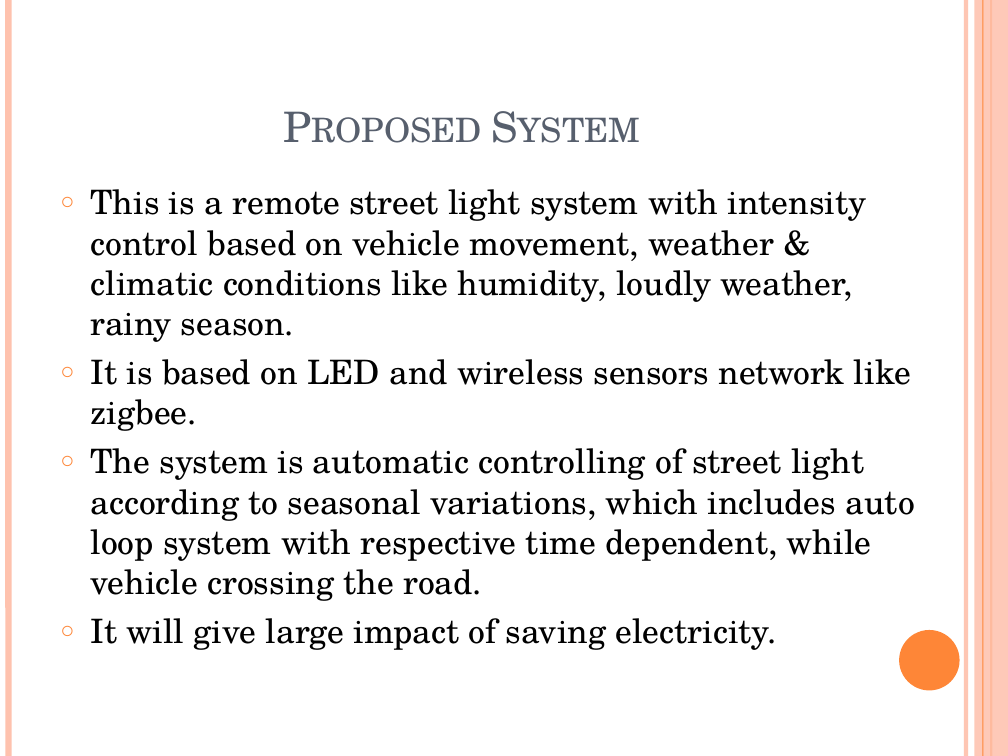
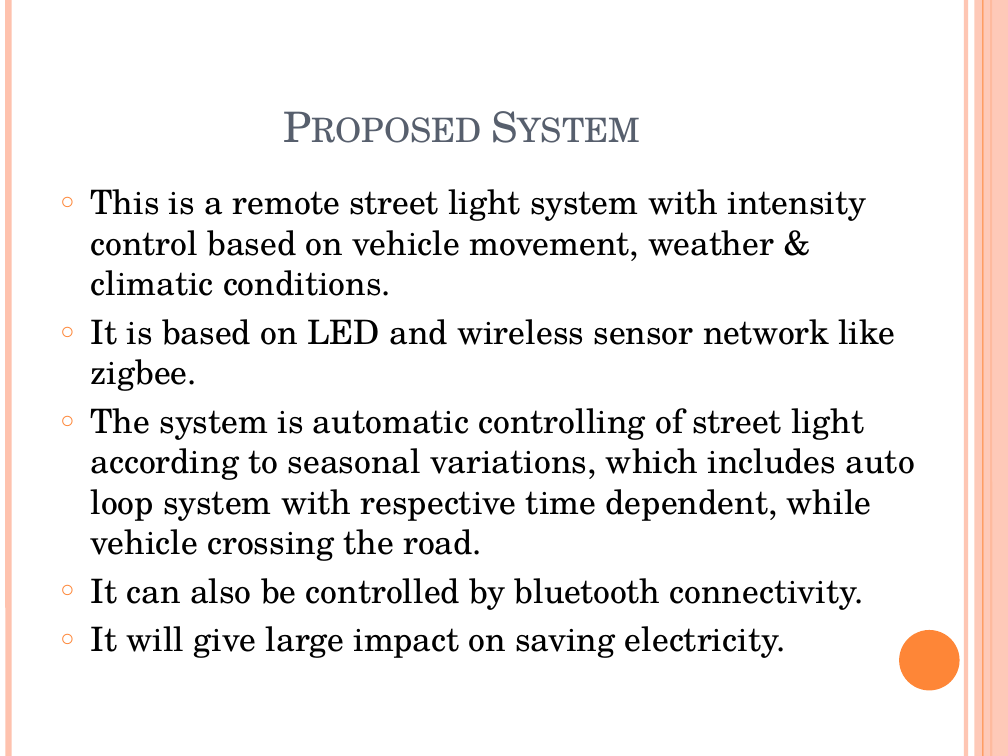
Before and after one commit to Devananda27200/MAIN_PROJECT_52, a slide deck: slide 6 of Street Lighting System with Intensity Control.pptm. Drawn at 1008x756 pixels with LibreOffice and Linux fonts; fonts in the diff are those of the drawing. Boxes give left, top, right and bottom in pixels: in the first picture for what was removed or moved away, otherwise in the second. Text is boxed around its words. In the diff, an @@ line names an element or a change of style, - is before the commit and + after.

```diff
--- a/Street Lighting System with Intensity Control.pptm
+++ b/Street Lighting System with Intensity Control.pptm
@@ text at (91, 189, 895, 391): text changed @@
-○ This is a remote street light system with intensity control based on vehicle movement, weather & climatic conditions like humidity, loudly weather, rainy season.
-○ It is based on LED and wireless sensors network like zigbee.
+○ This is a remote street light system with intensity control based on vehicle movement, weather & climatic conditions.
+○ It is based on LED and wireless sensor network like zigbee.
@@ text at (91, 578, 865, 658): text changed @@
-○ It will give large impact of saving electricity.
+○ It can also be controlled by bluetooth connectivity.
+○ It will give large impact on saving electricity.
```
Also in this commit, not shown: 3 other slides changed, 8 slides added, 4 slides removed.
